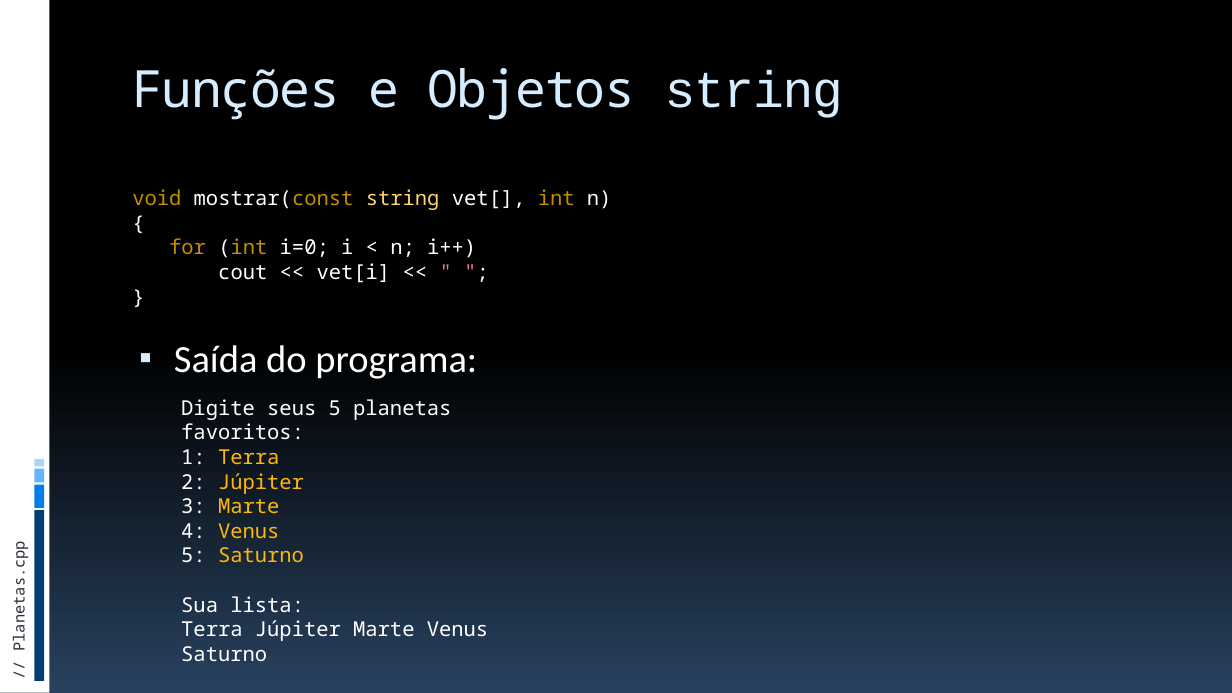
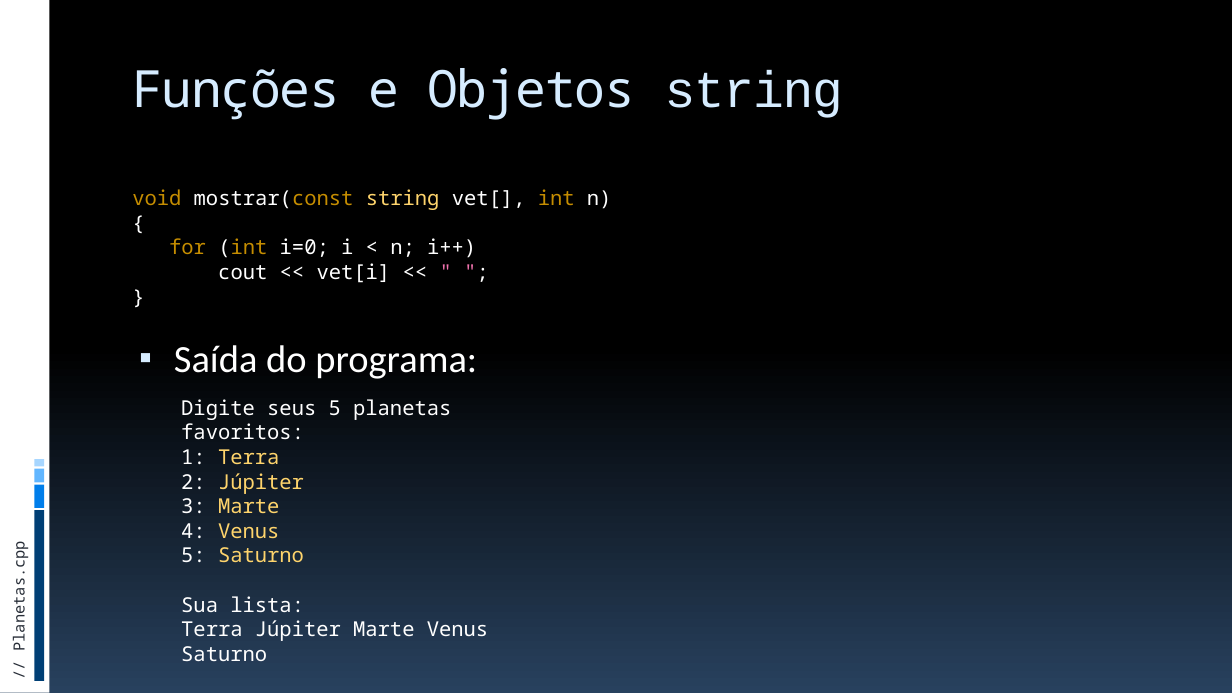
Before and after one commit to JudsonSS/ProgComp, a slide deck: slide 31 of Slides/26. Funções com Strings e Registros.pptx. Drawn at 1232x693 pixels with LibreOffice and Linux fonts; fonts in the diff are those of the drawing. Boxes give left, top, right and bottom in pixels: in the first picture for what was removed or moved away, otherwise in the second. Text is boxed around its words. In the diff, an @@ line names an element or a change of style, - is before the commit and + after.

```diff
--- a/Slides/26. Funções com Strings e Registros.pptx
+++ b/Slides/26. Funções com Strings e Registros.pptx
@@ text at (181, 449, 304, 563): text colour #FEB80A to #FED46C in "Terra", "Júpiter", "Marte", "Venus" and 1 more places @@
```
Also in this commit, not shown: 5 other slides changed, 2 other files.
